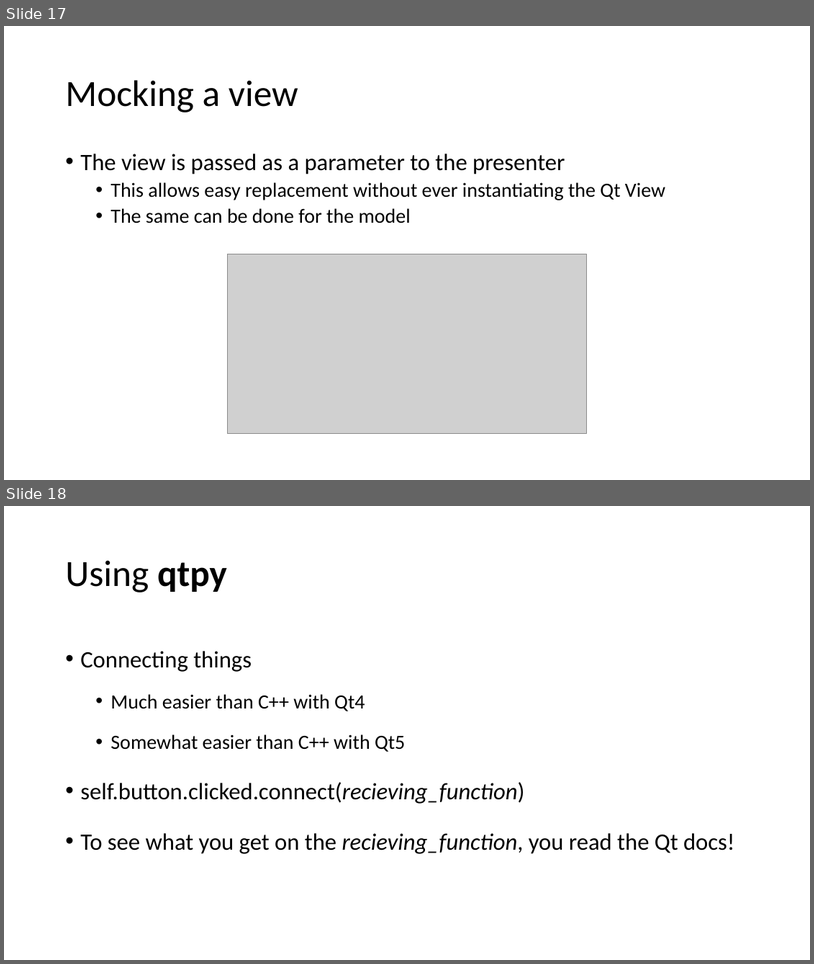
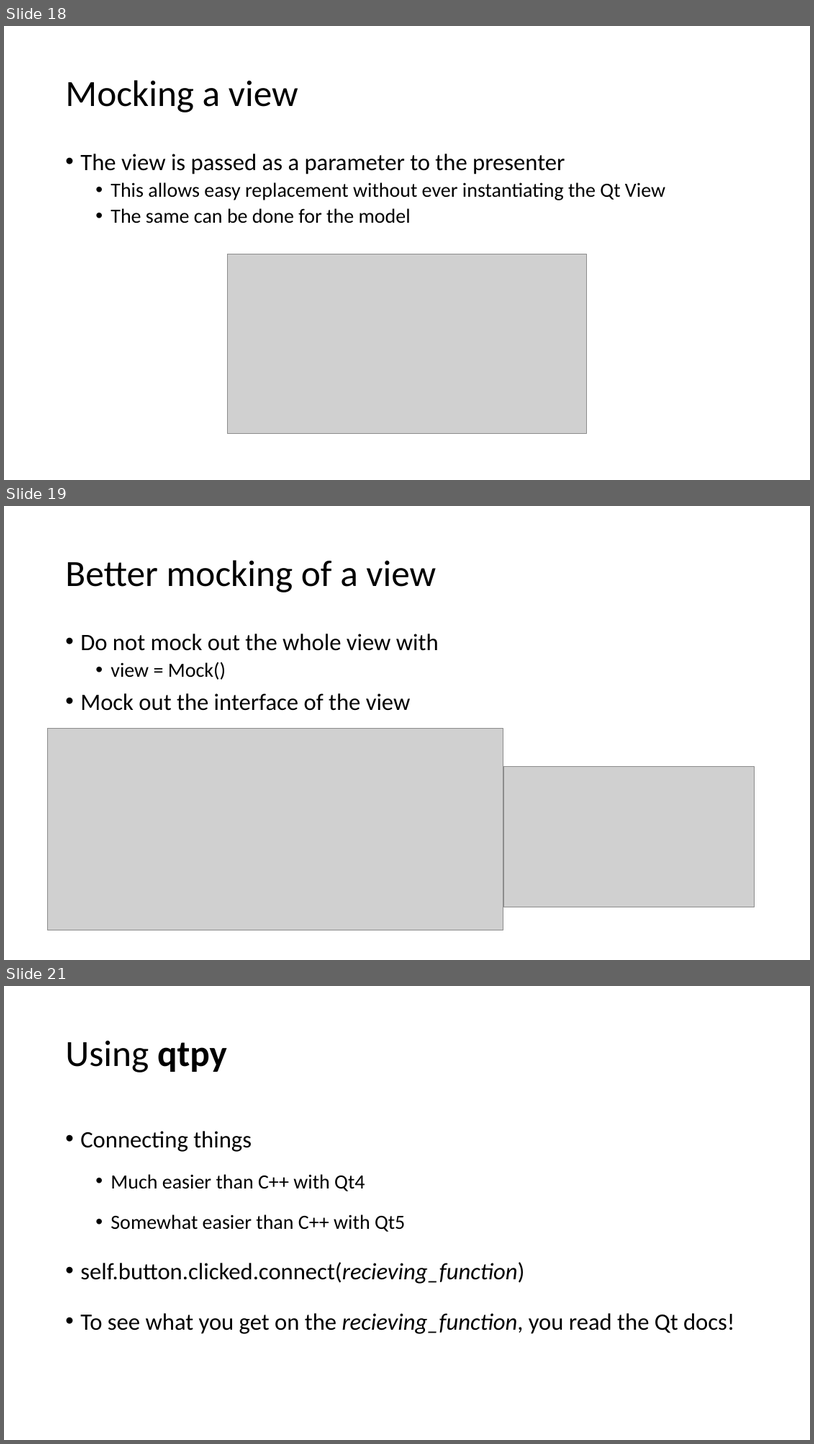
Before and after one commit to DTasev/mvp, a slide deck: MVP Tutorial.pptx. Shown one above the other, each under a label of ours: slides 17 and 18 before the commit, slides 18, 19 and 21 after it; the slides between them are not shown. The pictures are 814x964 and 814x1444 pixels, drawn with LibreOffice and Linux fonts; fonts in the diff are those of the drawing; grey boxes stand for pictures. Boxes give left, top, right and bottom in pixels: in the first picture for what was removed or moved away, otherwise in the second. Text is boxed around its words. In the diff, an @@ line names an element or a change of style, - is before the commit and + after.

```diff
--- a/MVP Tutorial.pptx
+++ b/MVP Tutorial.pptx
@@ slide 19 added at <box>4,506,810,960</box>, background #FFFFFF @@
@@ title added at <box>65,560,436,592</box>, 44 pt, text #000000 @@
+Better mocking of a view
@@ text added at <box>80,633,439,710</box>, 28 pt, text #000000 @@
+• Do not mock out the whole view with
+  • view = Mock()
+• Mock out the interface of the view
@@ picture added at <box>47,728,503,929</box> @@
@@ picture added at <box>504,766,755,906</box> @@
@@ what was slide 17 is now slide 18 @@
@@ what was slide 18 is now slide 21 @@
```
Also in this commit, not shown: 3 slides changed, 2 other slides added, 1 other file.
